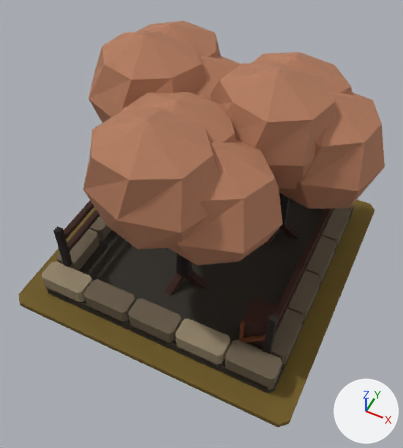
Before and after pictures for a commit that changed the glTF model art/frostgrove_t4/frostgrove_t4.glb.
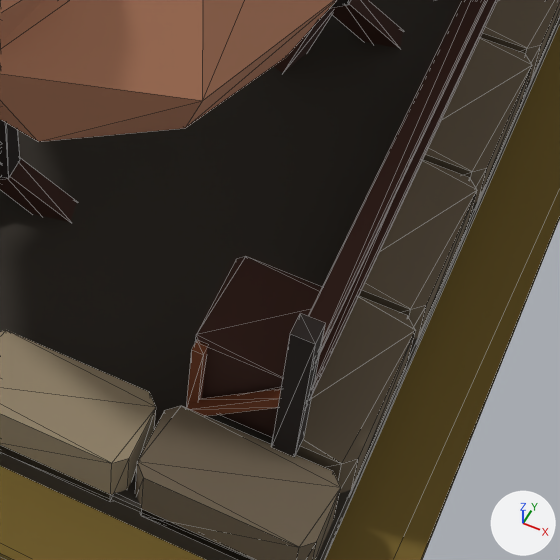
Each version appears first whole from a 50 mm lens placed at (1.33, -2.78, 3.83), pointed at (0.07, -0.26, 0.68), and next in a close-up on the part from 46% to 85% of the width and 50% to 86% of the height. Every picture has the same lights, and +X, +Y and +Z are marked at lower right. The first two pictures are the older version. The close-ups show mesh edges as thin lines.

Before the edit, the objects in view are built like this:
```python
me_mmr___frostgrove___t04_architecture_mesh_001 = bpy.data.meshes.new('MMR | frostgrove | T04 Architecture Mesh.001')
me_mmr___frostgrove___t04_architecture_mesh_001.from_pydata(...)  # 828 vertices, 1412 faces; spans x -1.12..1.17, y -1.02..1.01, z 0.0..1.79
me_mmr___frostgrove___t04_architecture_mesh_001.materials.append(mat_mmr___shared_palette_atlas)  # picture img_mmr_shared_color_palette_64
me_mmr___frostgrove___tier_04_ground_mesh_001 = bpy.data.meshes.new('MMR | frostgrove | Tier 04 Ground Mesh.001')
me_mmr___frostgrove___tier_04_ground_mesh_001.from_pydata(...)  # 16 vertices, 28 faces; spans x -1.17..1.17, y -1.17..1.17, z -0.05..0.0
me_mmr___frostgrove___tier_04_ground_mesh_001.materials.append(mat_mmr___shared_palette_atlas)  # picture img_mmr_shared_color_palette_64
ob_mmr___frostgrove___t04_architecture_001 = bpy.data.objects.new('MMR | frostgrove | T04 Architecture.001', me_mmr___frostgrove___t04_architecture_mesh_001)
ob_mmr___frostgrove___t04_architecture_001.location = (0.0, 0.0, 0.05)
ob_mmr___frostgrove___tier_04_ground_001 = bpy.data.objects.new('MMR | frostgrove | Tier 04 Ground.001', me_mmr___frostgrove___tier_04_ground_mesh_001)
ob_mmr___frostgrove___tier_04_ground_001.location = (0.0, 0.0, 0.05)
```
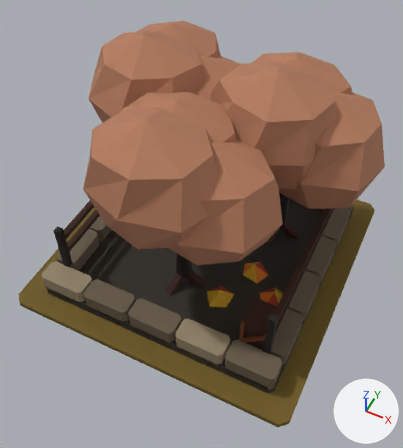
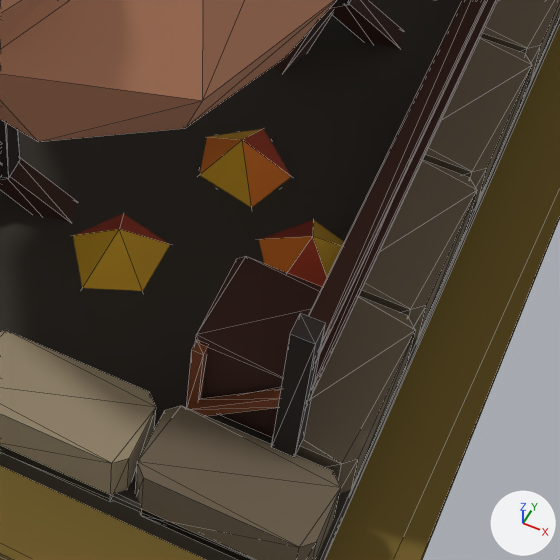
What changed in the scene script:
```text
Add me_mmr___frostgrove___t04_autumn_dressing_001:
    me_mmr___frostgrove___t04_autumn_dressing_001.from_pydata(...)  # 24 vertices, 20 faces; spans x -0.444..0.811, y -0.583..0.217, z 0.085..0.185
    me_mmr___frostgrove___t04_autumn_dressing_001.materials.append(mat_mmr___shared_palette_atlas)  # picture img_mmr_shared_color_palette_64
Add ob_mmr___frostgrove___t04_autumn_dressing_001:
    ob_mmr___frostgrove___t04_autumn_dressing_001 = bpy.data.objects.new('MMR | frostgrove | T04 Autumn Dressing.001', me_mmr___frostgrove___t04_autumn_dressing_001)
    ob_mmr___frostgrove___t04_autumn_dressing_001.location = (0.0, 0.0, 0.05)
```

Location of each change, (x1, y1, x2, y2) in pixels of the close-ups (560 x 560 px):
'MMR | frostgrove | T04 Autumn Dressing.001', added (brown)
    after: (73, 129, 344, 291)
